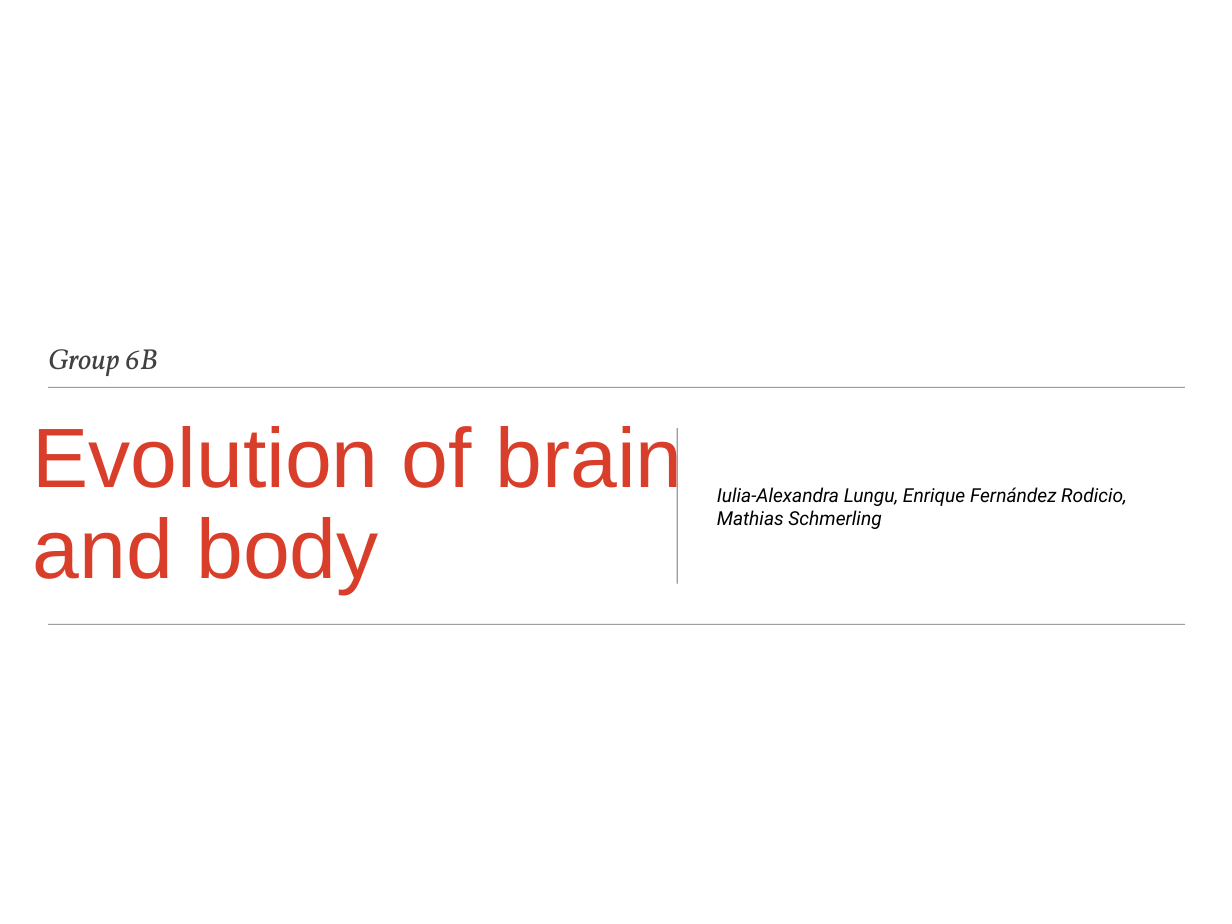
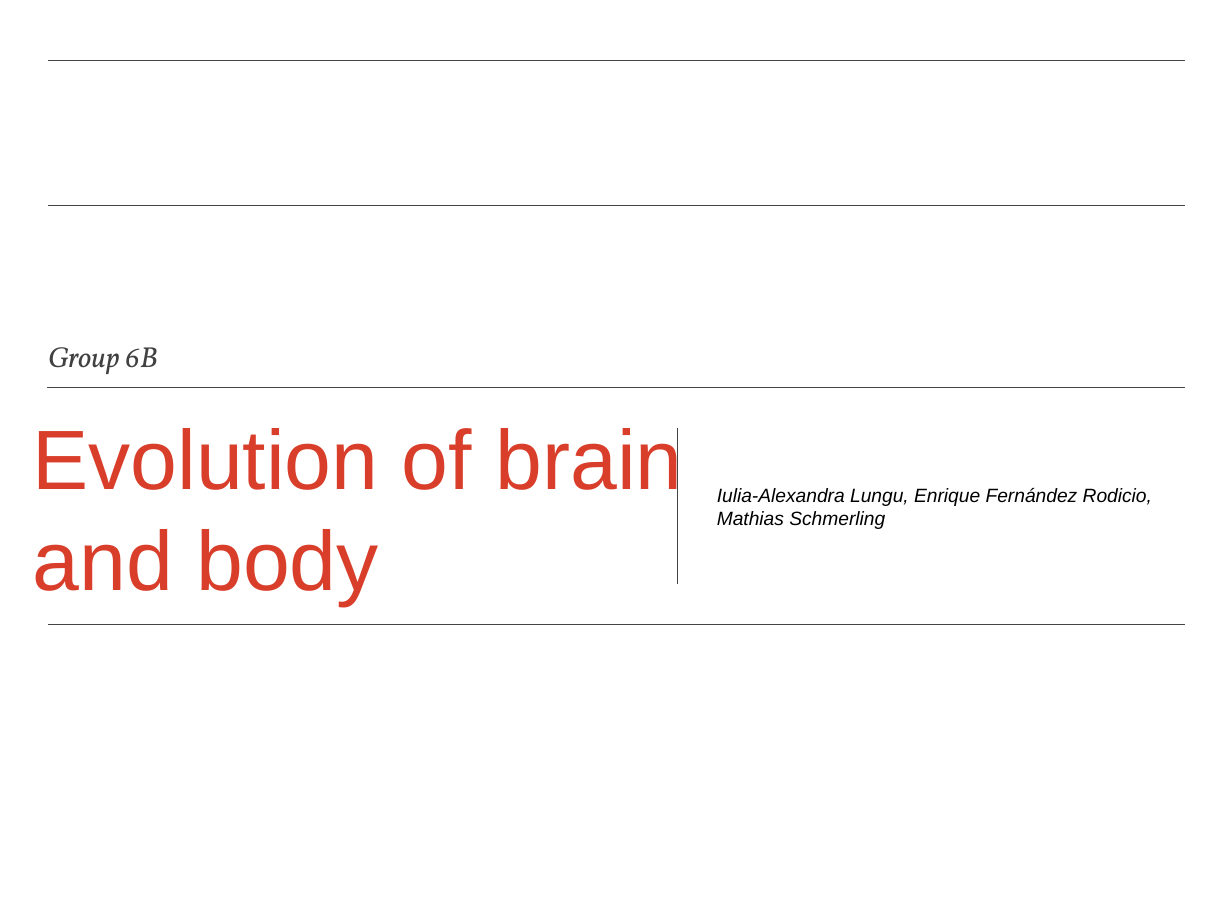
Before and after one commit to iulialexandra/evorobo, a slide deck: slide 1 of presentation_pp.pptx. Drawn at 1232x924 pixels with LibreOffice and Linux fonts; fonts in the diff are those of the drawing; background and template pictures are left out. Boxes give left, top, right and bottom in pixels: in the first picture for what was removed or moved away, otherwise in the second. Text is boxed around its words. In the diff, an @@ line names an element or a change of style, - is before the commit and + after.

```diff
--- a/presentation_pp.pptx
+++ b/presentation_pp.pptx
@@ rectangle added at (x1=49, y1=60, x2=1185, y2=60), outline #444444 0.99 pt @@
@@ rectangle added at (x1=49, y1=206, x2=1185, y2=206), outline #444444 0.99 pt @@
@@ text "Group 6B" at (x1=48, y1=347, x2=158, y2=374): line spacing 1.1 to 1 @@
@@ freeform shape removed at (x1=49, y1=387, x2=1185, y2=387) @@
@@ freeform shape removed at (x1=49, y1=387, x2=1185, y2=387) @@
@@ rectangle added at (x1=49, y1=387, x2=1185, y2=387), outline #444444 0.99 pt @@
@@ text "Evolution of brain and body" at (x1=32, y1=428, x2=682, y2=605): line spacing 0.9 to 1; less space between paragraphs @@
@@ text "Iulia-Alexandra Lungu, Enrique Fernández Rodicio, ..." at (x1=717, y1=488, x2=1152, y2=529): font Roboto to Arial; less space between paragraphs @@
@@ freeform shape removed at (x1=678, y1=428, x2=678, y2=584) @@
@@ freeform shape removed at (x1=678, y1=428, x2=678, y2=584) @@
@@ rectangle added at (x1=678, y1=428, x2=678, y2=584), outline #444444 0.99 pt @@
@@ freeform shape removed at (x1=49, y1=625, x2=1185, y2=625) @@
@@ freeform shape removed at (x1=49, y1=625, x2=1185, y2=625) @@
@@ rectangle added at (x1=49, y1=625, x2=1185, y2=625), outline #444444 0.99 pt @@
```
Also in this commit, not shown: 14 other slides changed.
